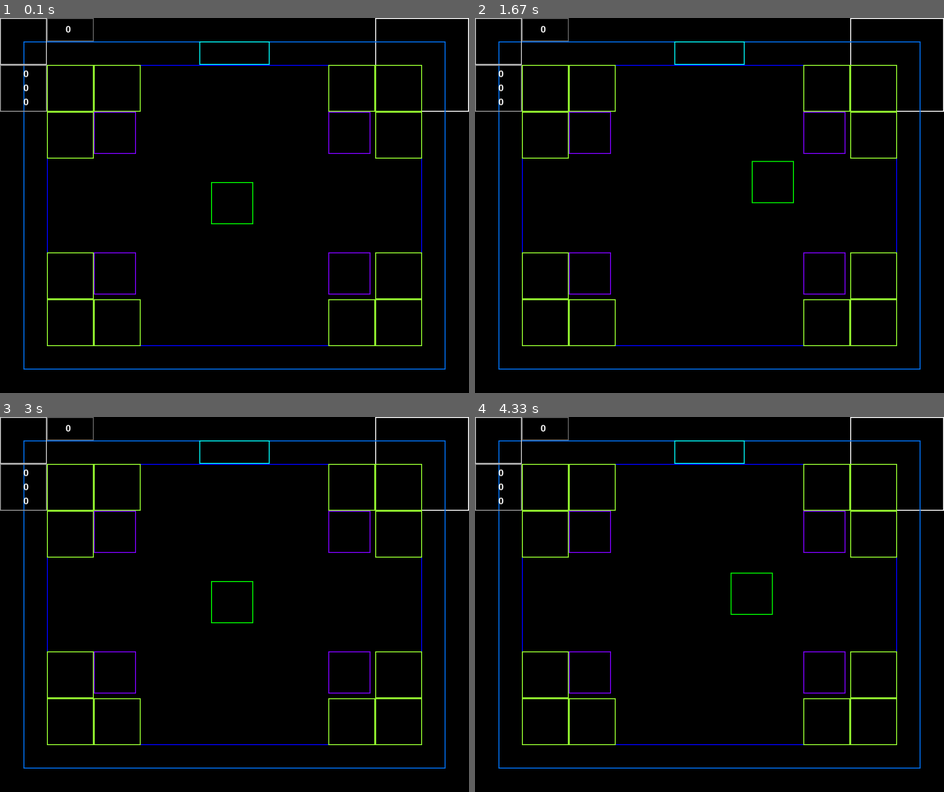
Above: before the commit, frames 1-4 (two rows, left to right).
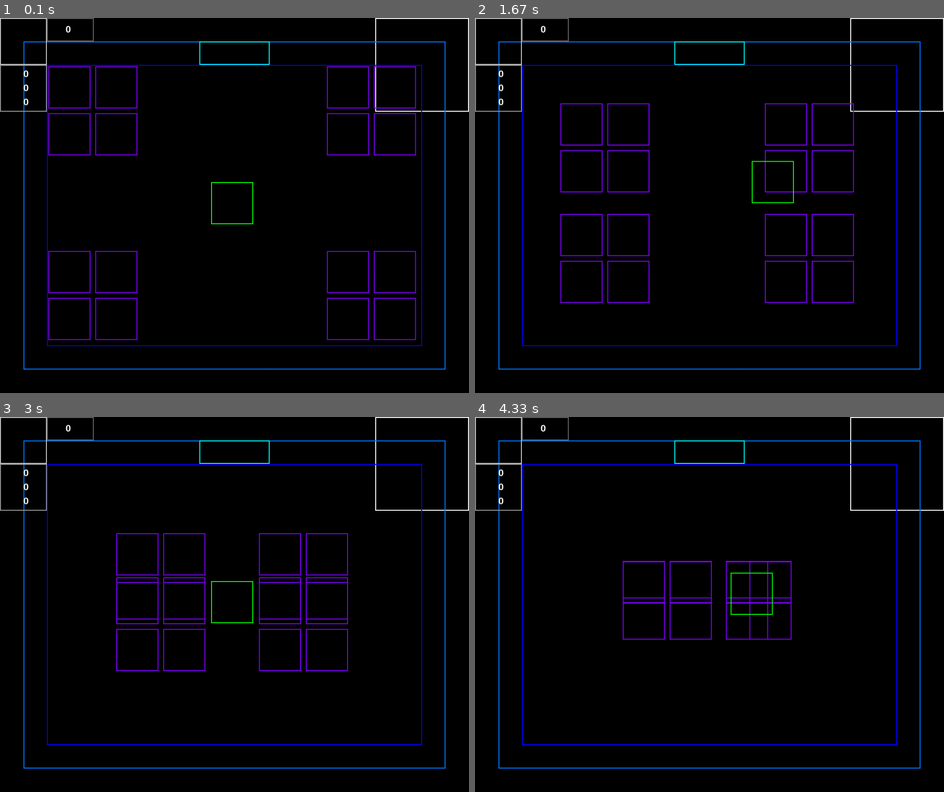
Above: after the commit, the same moments.

Repository: kapusta-gg/pygame_group6
Game: pygame game, started from main.py
Two runs of this game, one before a commit and one after it. Both use one fixed random seed, a clock stepped at 60 frames per second and the inputs below.
Inputs:
- Up to frame 1 (0.1 s): no input
- Up to frame 2 (1.67 s): hold D 0.33-0.8 s; hold W 0.83-1.13 s; hold D 1.17-1.63 s
- Up to frame 3 (3 s): hold A 1.67-2.2 s; hold S 2.23-2.53 s; hold A 2.57-2.97 s
- Up to frame 4 (4.33 s): hold W 3-3.37 s; hold D 3.4-4.03 s; hold S from 4.07 s (still down)

The runs differ from the first frame. In frame 1, 3.7% of the frame differs, in the area x 10-90%, y 12-88%; in frame 2, 3.6%; in frame 3, 3.4%; in frame 4, 2.8%.

Commit message:
Написали ИИ для следования за персонажем

Diff:
--- a/main.py
+++ b/main.py
@@ -15,7 +15,7 @@
     map = MiniMap()
     hud = HUD()
 
-    room.field.load_room("rooms_levels/room1.txt")
+    room.field.load_room("rooms_levels/room2.txt")
 
     player = Player(450, 350)
 
@@ -47,6 +47,10 @@
         hud.draw(screen, is_show_hitbox=isShowHitbox)
         player.draw(screen, is_show_hitbox=isShowHitbox)
         # Выполняем логику
+        for col in room.field.field:
+            for obj in col:
+                if issubclass(Enemy, obj.__class__):
+                    obj.chase_player(*player.get_coords(), tick)
         if any(player.which_direction):
             player.move(tick)
         # Обновление экрана
--- a/models/entities/enemies.py
+++ b/models/entities/enemies.py
@@ -2,10 +2,24 @@
 
 
 class Enemy:
+    SPEED = 50
+
     def __init__(self, x: int, y: int):
-        self.enemy_hitbox = pygame.rect.Rect(x, y, 90, 90)
+        self.x = x
+        self.y = y
+        self.enemy_hitbox = pygame.rect.Rect(self.x, self.y, 90, 90)
         self.enemy_color = pygame.color.Color((127, 0, 255))
 
     def draw(self, screen: pygame.Surface, is_show_hitbox=True):
         if is_show_hitbox:
             pygame.draw.rect(screen, self.enemy_color, self.enemy_hitbox, width=2)
+
+    def chase_player(self, player_pos_x, player_pos_y, tick):
+        enemy_pos_x = self.enemy_hitbox.x + 45
+        enemy_pos_y = self.enemy_hitbox.y + 45
+        direction_x = (player_pos_x - enemy_pos_x) / abs(player_pos_x - enemy_pos_x) if player_pos_x - enemy_pos_x else 0
+        direction_y = (player_pos_y - enemy_pos_y) / abs(player_pos_y - enemy_pos_y) if player_pos_y - enemy_pos_y else 0
+        self.x += (Enemy.SPEED * direction_x * tick) / 1000
+        self.y += (Enemy.SPEED * direction_y * tick) / 1000
+        self.enemy_hitbox.x = self.x
+        self.enemy_hitbox.y = self.y
--- a/models/entities/player.py
+++ b/models/entities/player.py
@@ -34,3 +34,6 @@
         self.y += (Player.SPEED * self.direction_y * tick) / 1000
         self.player_hitbox.x = self.x
         self.player_hitbox.y = self.y
+
+    def get_coords(self):
+        return self.player_hitbox.x + 45, self.player_hitbox.y + 45
